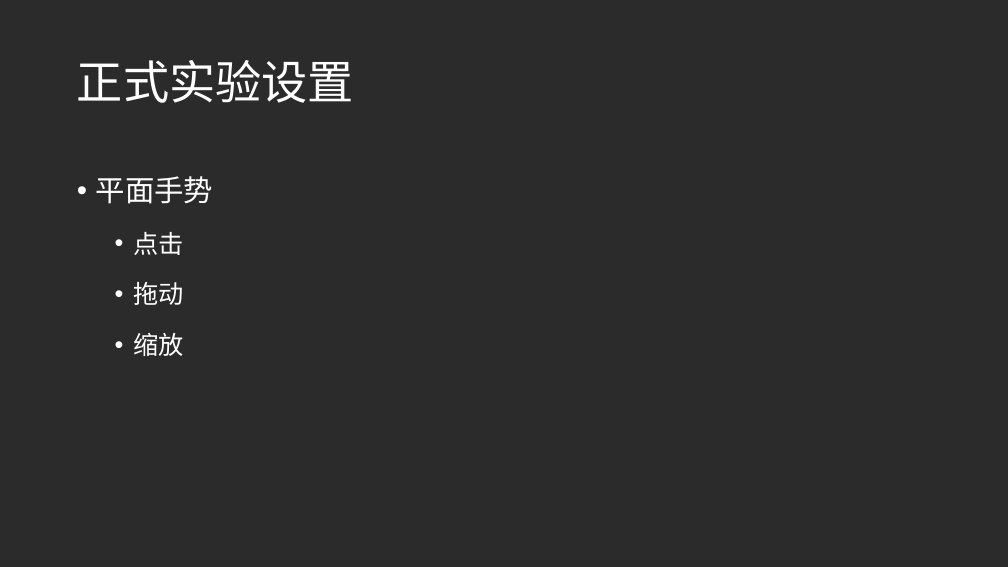
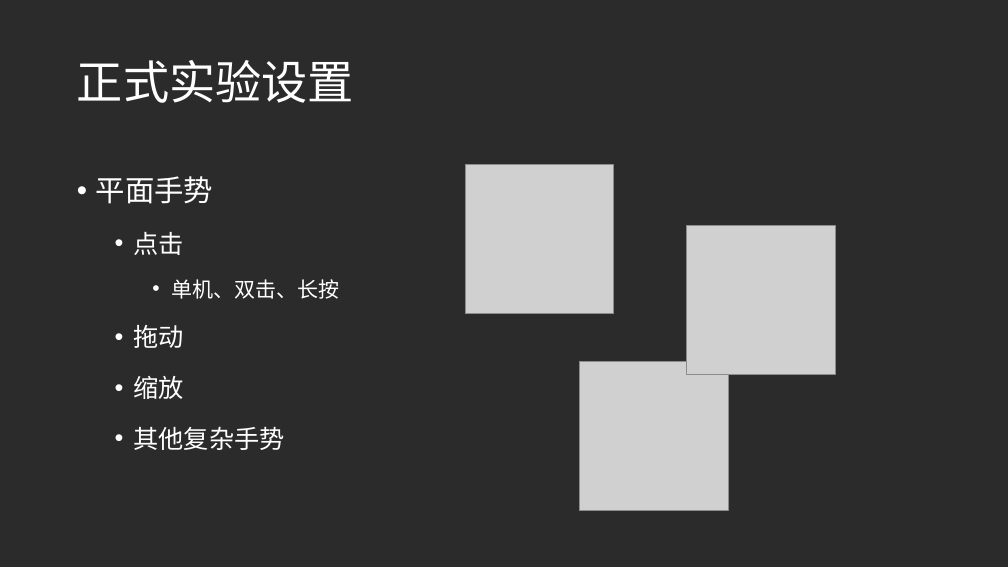
Before and after one commit to daaqing452/Haptic-Feedback-Surface-Interaction, a slide deck: slide 13 of 毕业设计中期答辩-鲁逸沁.pptx. Drawn at 1008x567 pixels with LibreOffice and Linux fonts; fonts in the diff are those of the drawing; grey boxes stand for pictures; background and template pictures are left out; a plain dark background stands for a picture behind light text. Boxes give left, top, right and bottom in pixels: in the first picture for what was removed or moved away, otherwise in the second. Text is boxed around its words. In the diff, an @@ line names an element or a change of style, - is before the commit and + after.

```diff
--- a/毕业设计中期答辩-鲁逸沁.pptx
+++ b/毕业设计中期答辩-鲁逸沁.pptx
@@ picture added at (465, 165, 614, 314) @@
@@ picture added at (687, 226, 836, 375) @@
@@ text at (171, 279, 339, 299): paragraph added @@
+    • 单机、双击、长按
@@ picture added at (579, 362, 728, 511) @@
@@ text at (134, 427, 285, 450): paragraph added @@
+  • 其他复杂手势
```
Also in this commit, not shown: 3 other slides changed, 9 other files.
